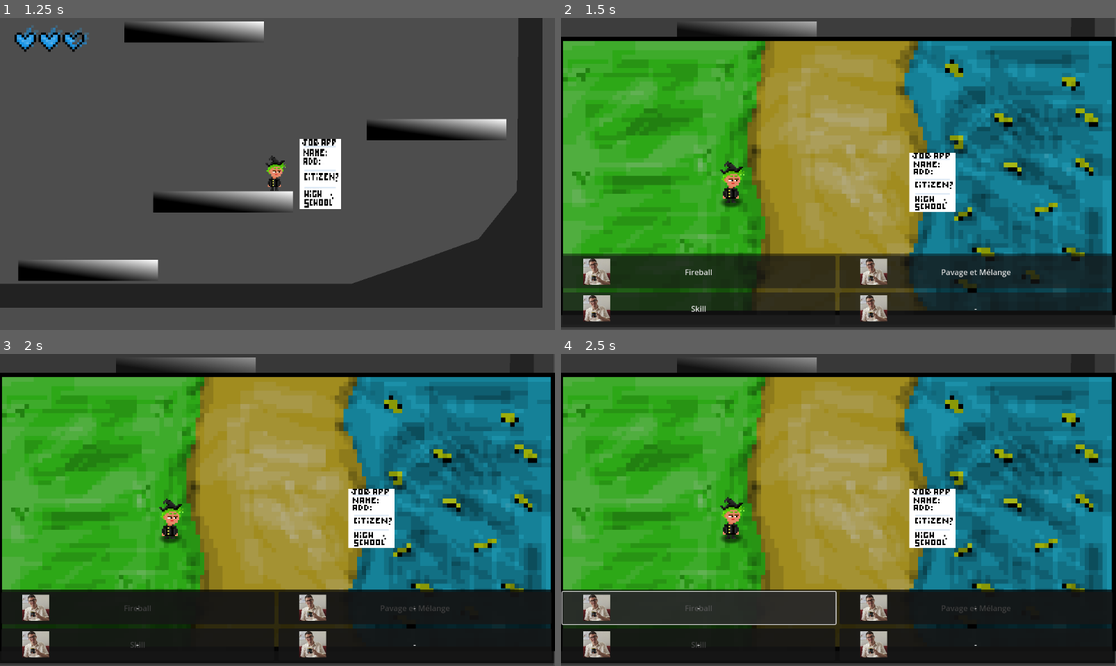
Above: before the commit, frames 1-4 (two rows, left to right).
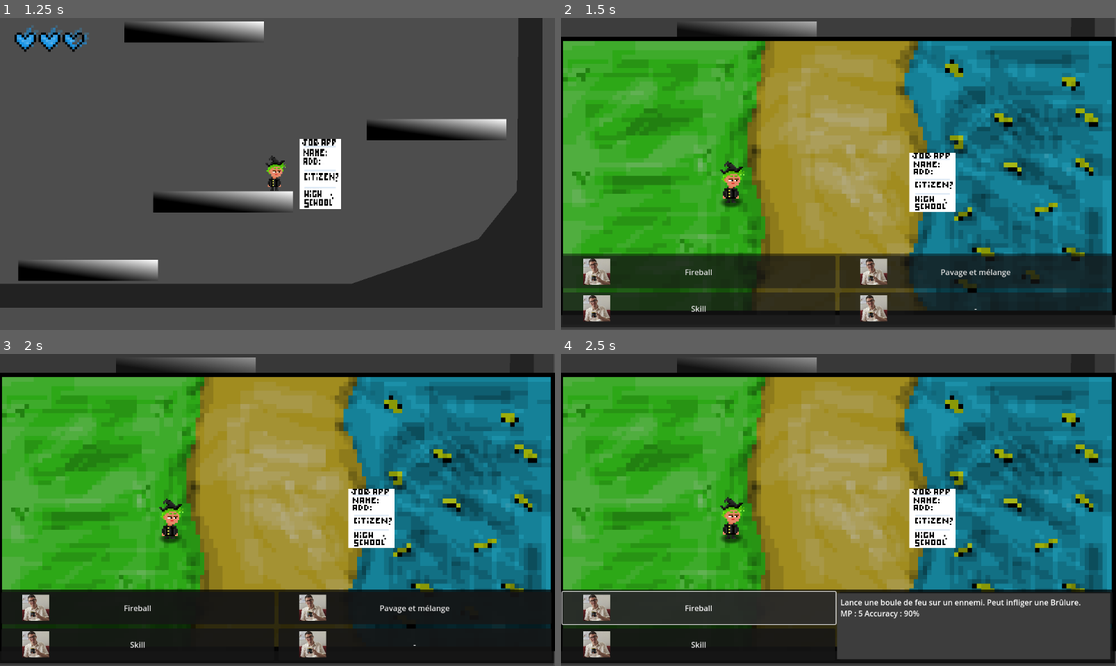
Above: after the commit, the same moments.

Repository: RTheoGH/CSSG
Game: Godot game, scene res://scenes/Menu.tscn
Two runs of this game, one before a commit and one after it. Both use one fixed random seed, a clock stepped at 60 frames per second and the inputs below.
Inputs (mouse positions are in pixels of both pictures, inside the frame that each line leads up to):
- Up to frame 1 (1.25 s): click "START" at 0.5 s
- Up to frame 2 (1.5 s): tap Enter (ui_accept) at 1.25, 1.35 s; move the mouse to (960, 158) at 1.27 s; hold D (right) from 1.28 s (still down)
- Up to frame 3 (2 s): keep holding D (right); tap Space (jump) at 1.52 s
- Up to frame 4 (2.5 s): release D (right) at 2 s; click "Fireball" at 2 s

Frame 1 is identical in both runs. In frame 2, 0.1% of the frame differs, in the area x 68-82%, y 80-84%; in frame 3, 0.2%; in frame 4, 10%, in the area x 22-99%, y 76-98%.

Commit message:
Descriptions des skills

Diff:
--- a/scenes/skill_select.gd
+++ b/scenes/skill_select.gd
@@ -7,26 +7,56 @@
 #func _init(s: Array[Skill]) -> void:
 	#skills = s
 
-
 func _ready() -> void:
 	pass
 
 func get_chomeur_skills(liste):
 	skills = liste
-	var get_skills = get_parent().get_node("SkillSelect")
-	print(get_skills)
-	var skill1 = get_skills.get_node("Skill1")
-	var skill2 = get_skills.get_node("Skill2")
-	var skill3 = get_skills.get_node("Skill3")
-	var skill4 = get_skills.get_node("Skill4")
-	print([skill1, skill2, skill3, skill4])
 	#for i in range(get_tree().size()):
 		#print(get_children())
-	boutons = [skill1, skill2, skill3, skill4]
+	boutons = [$Skill1, $Skill2, $Skill3, $Skill4]
 	var sl := skills.size() if skills.size() < boutons.size() else boutons.size()
 	for i in range(sl):
-		boutons[i].text = skills[i].get_class_name()
+		boutons[i].text = skills[i].skill_name
 
 # Called every frame. 'delta' is the elapsed time since the previous frame.
 func _process(delta: float) -> void:
 	pass
+
+
+func _on_skill_1_mouse_entered() -> void:
+	if(skills.size() < 1):
+		return
+	$DescriptionRight/RichTextLabel.text = skills[0].description + "\nMP : " + str(skills[0].MP) + "\tAccuracy : " + str(skills[0].accuracy*100)+"%"
+	$DescriptionRight.visible = true
+
+func _on_skill_1_mouse_exited() -> void:
+	$DescriptionRight.visible = false
+
+
+func _on_skill_2_mouse_entered() -> void:
+	if(skills.size() < 2):
+		return
+	$DescriptionRight/RichTextLabel.text = skills[1].description + "\nMP : " + str(skills[1].MP) + "\tAccuracy : " + str(skills[1].accuracy*100)+"%"
+	$DescriptionRight.visible = true
+
+func _on_skill_2_mouse_exited() -> void:
+	$DescriptionRight.visible = false
+
+func _on_skill_3_mouse_entered() -> void:
+	if(skills.size() < 3):
+		return
+	$DescriptionLeft/RichTextLabel.text = skills[2].description + "\nMP : " + str(skills[2].MP) + "\tAccuracy : " + str(skills[2].accuracy*100)+"%"
+	$DescriptionLeft.visible = true
+
+func _on_skill_3_mouse_exited() -> void:
+	$DescriptionLeft.visible = false
+
+func _on_skill_4_mouse_entered() -> void:
+	if(skills.size() < 4):
+		return
+	$DescriptionLeft/RichTextLabel.text = skills[3].description + "\nMP : " + str(skills[3].MP) + "\tAccuracy : " + str(skills[3].accuracy*100)+"%"
+	$DescriptionLeft.visible = true
+
+func _on_skill_4_mouse_exited() -> void:
+	$DescriptionLeft.visible = false
--- a/scenes/skill_select.tscn
+++ b/scenes/skill_select.tscn
@@ -78,3 +78,48 @@
 offset_bottom = 278.0
 scale = Vector2(0.2, 0.2)
 texture = ExtResource("1_n7nyl")
+
+[node name="DescriptionLeft" type="ColorRect" parent="."]
+visible = false
+layout_mode = 0
+offset_left = 8.0
+offset_top = 8.0
+offset_right = 575.0
+offset_bottom = 145.0
+color = Color(0.237539, 0.237539, 0.237539, 1)
+
+[node name="RichTextLabel" type="RichTextLabel" parent="DescriptionLeft"]
+layout_mode = 0
+offset_left = 7.0
+offset_top = 7.0
+offset_right = 560.0
+offset_bottom = 129.0
+tab_size = 12
+context_menu_enabled = true
+
+[node name="DescriptionRight" type="ColorRect" parent="."]
+visible = false
+layout_mode = 0
+offset_left = 575.0
+offset_top = 8.0
+offset_right = 1142.0
+offset_bottom = 145.0
+color = Color(0.237539, 0.237539, 0.237539, 1)
+
+[node name="RichTextLabel" type="RichTextLabel" parent="DescriptionRight"]
+layout_mode = 0
+offset_left = 7.0
+offset_top = 7.0
+offset_right = 560.0
+offset_bottom = 129.0
+tab_size = 12
+context_menu_enabled = true
+
+[connection signal="mouse_entered" from="Skill1" to="." method="_on_skill_1_mouse_entered"]
+[connection signal="mouse_exited" from="Skill1" to="." method="_on_skill_1_mouse_exited"]
+[connection signal="mouse_entered" from="Skill2" to="." method="_on_skill_2_mouse_entered"]
+[connection signal="mouse_exited" from="Skill2" to="." method="_on_skill_2_mouse_exited"]
+[connection signal="mouse_entered" from="Skill3" to="." method="_on_skill_3_mouse_entered"]
+[connection signal="mouse_exited" from="Skill3" to="." method="_on_skill_3_mouse_exited"]
+[connection signal="mouse_entered" from="Skill4" to="." method="_on_skill_4_mouse_entered"]
+[connection signal="mouse_exited" from="Skill4" to="." method="_on_skill_4_mouse_exited"]
--- a/scripts/skills/fireball.gd
+++ b/scripts/skills/fireball.gd
@@ -1,5 +1,9 @@
 class_name Fireball
 extends Skill
 
-func get_class_name() -> String:
-	return "Fireball"
+func _init() -> void:
+	target_type = Global.target.SINGLE_ENEMY
+	skill_name = "Fireball"
+	MP = 5
+	accuracy = 0.9
+	description = "Lance une boule de feu sur un ennemi. Peut infliger une Brûlure."
--- a/scripts/skills/pm.gd
+++ b/scripts/skills/pm.gd
@@ -1,5 +1,8 @@
 class_name PM
 extends Skill
 
-func get_class_name() -> String:
-	return "Pavage et Mélange"
+func _init() -> void:
+	target_type= Global.target.ALL_ENEMIES
+	skill_name = "Pavage et mélange"
+	MP = 10
+	accuracy = 1
--- a/scripts/skills/skill.gd
+++ b/scripts/skills/skill.gd
@@ -1,18 +1,14 @@
 class_name Skill
 extends Resource
 
-var skill_name: String
-var description:String
+var skill_name: String = "Skill"
+var description:String = "-"
 
-var MP: int
-var accuracy: float
+var MP: int = 0
+var accuracy: float = 1
 
-var target_type: Global.target
-
+var target_type: Global.target = Global.target.SINGLE_ENEMY
 var logo: CompressedTexture2D = load("res://ressources/images/goat.png")
 
 func cast_skill(from: Character, to: Array[Character]):
 	pass
-
-func get_class_name() -> String:
-	return "Skill"
Not shown: 1 places in scenes/Main.tscn that only renumber resources
